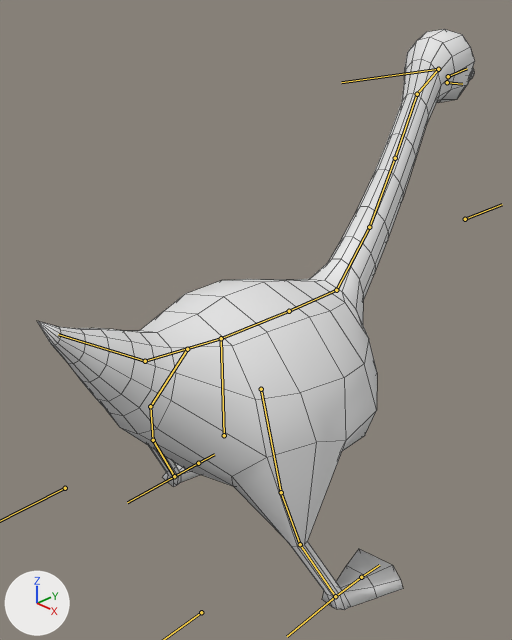
A saved change to the Blender file Assets/Models/blend/spaceGoose.blend.
Both versions are drawn from a 50 mm camera at (0.568, -0.534, 0.465) aimed at (-0.033, 0.039, 0.066). Arrows for +X, +Y and +Z are at lower left; the lights stay in place. The bones that bend it are drawn over the model as lines. Mesh edges are drawn as thin lines.

In view in the first picture: 'goose'.
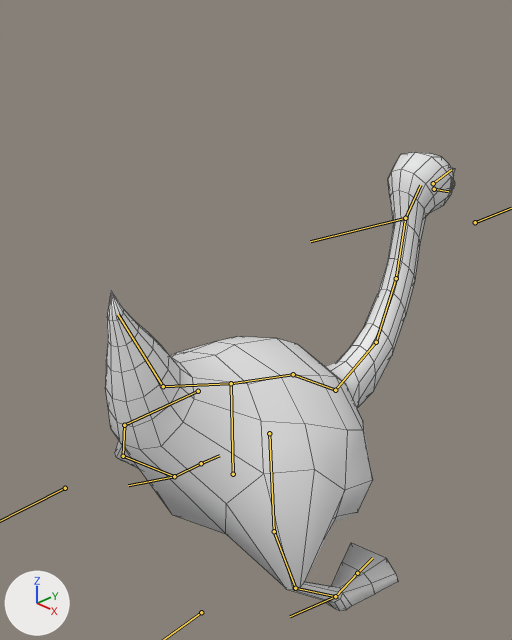
Commit message: spaceGoose Dance Animation

The newer file adds an action. The first version stands in its rest pose; the second is drawn at frame 20 of the action 'Idle_Dance'.

What differs and where, as boxes (x1, y1, x2, y2) in the pictures (512 x 640 px):
'goose', posed (20% narrower, 21% shorter)
    before: (37, 29, 475, 610)
    after: (105, 152, 455, 611)
bone 'root', root to tip
    before: (224, 435) to (221, 338)
    after: (233, 474) to (231, 383)
bone 'back', root to tip
    before: (221, 338) to (289, 311)
    after: (231, 383) to (293, 374)
bone 'head', root to tip
    before: (417, 94) to (438, 69)
    after: (405, 218) to (420, 185)
bone 'Bone.001', root to tip
    before: (447, 82) to (462, 84)
    after: (434, 189) to (448, 191)
bone 'Bone.008', root to tip
    before: (221, 338) to (145, 361)
    after: (231, 383) to (163, 386)
bone 'Bone.009', root to tip
    before: (145, 361) to (58, 334)
    after: (163, 386) to (118, 314)
bone 'target.l', root to tip
    before: (174, 476) to (127, 502)
    after: (174, 476) to (128, 485)
bone 'target.r', root to tip
    before: (335, 596) to (287, 636)
    after: (335, 596) to (290, 616)
bone 'target_head', root to tip
    before: (438, 69) to (341, 82)
    after: (405, 218) to (310, 241)
bone 'POLE HEAD', root to tip
    before: (465, 219) to (502, 204)
    after: (475, 222) to (511, 208)

The change in detail:
Bone 'root' (bone_root) moves from (0.0, 0.0, 0.0) to (0.0, -0.367, -0.075).
Bone 'back' (bone_back) turns from (0, 0, 0) to (15, 0, 0) degrees about its own x, y and z.
Bone 'head' (bone_head) turns from (0, 0, 0) to (-8, 0, 0) degrees about its own x, y and z.
Bone 'Bone.001' (bone_bone_001) turns from (0, 0, 0) to (-8, -2, -1) degrees about its own x, y and z.
Bone 'Bone.008' (bone_bone_008) turns from (0, 0, 0) to (-15, 0, 0) degrees about its own x, y and z.
Bone 'Bone.009' (bone_bone_009) turns from (0, 0, 0) to (-16, 0, 0) degrees about its own x, y and z.
Bone 'target.l' (bone_target_l) turns from (0, 0, 0) to (13, 2, -14) degrees about its own x, y and z.
Bone 'target.r' (bone_target_r) turns from (0, 0, 0) to (13, -2, 14) degrees about its own x, y and z.
Bone 'target_head' (bone_target_head) moves from (0.0, 0.0, 0.0) to (0.0, -0.756, 0.59).
Bone 'target_head' (bone_target_head) turns from (0, 0, 0) to (4, 0, 0) degrees about its own x, y and z.
Bone 'POLE HEAD' (bone_pole_head) moves from (0.0, 0.0, 0.0) to (0.117, 0.022, 0.025).
